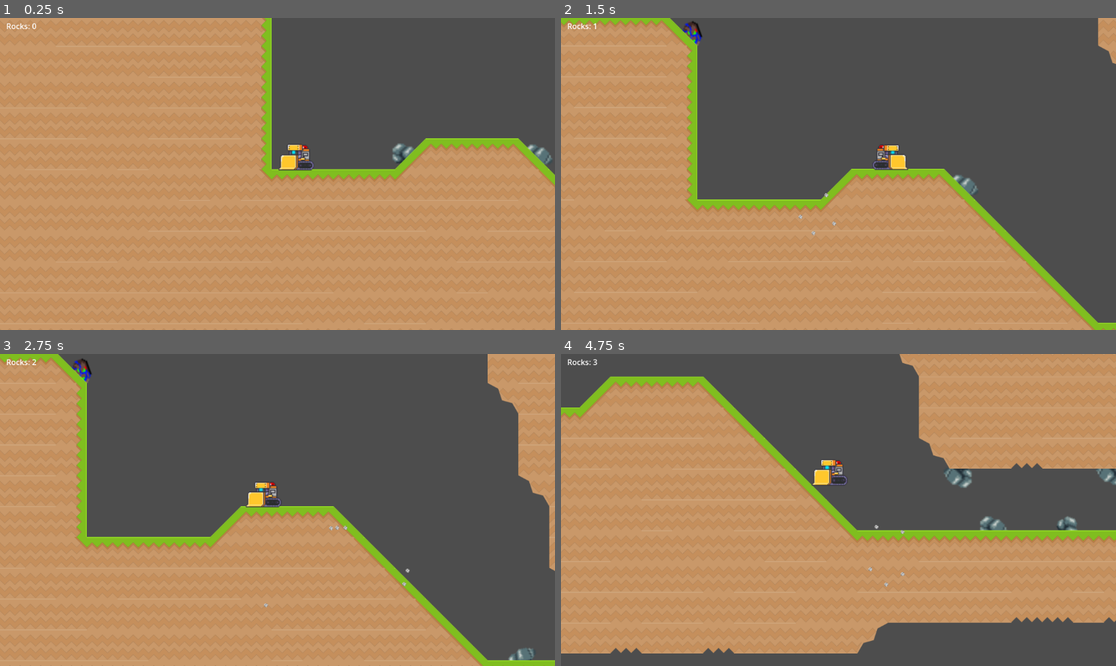
Above: before the commit, frames 1-4 (two rows, left to right).
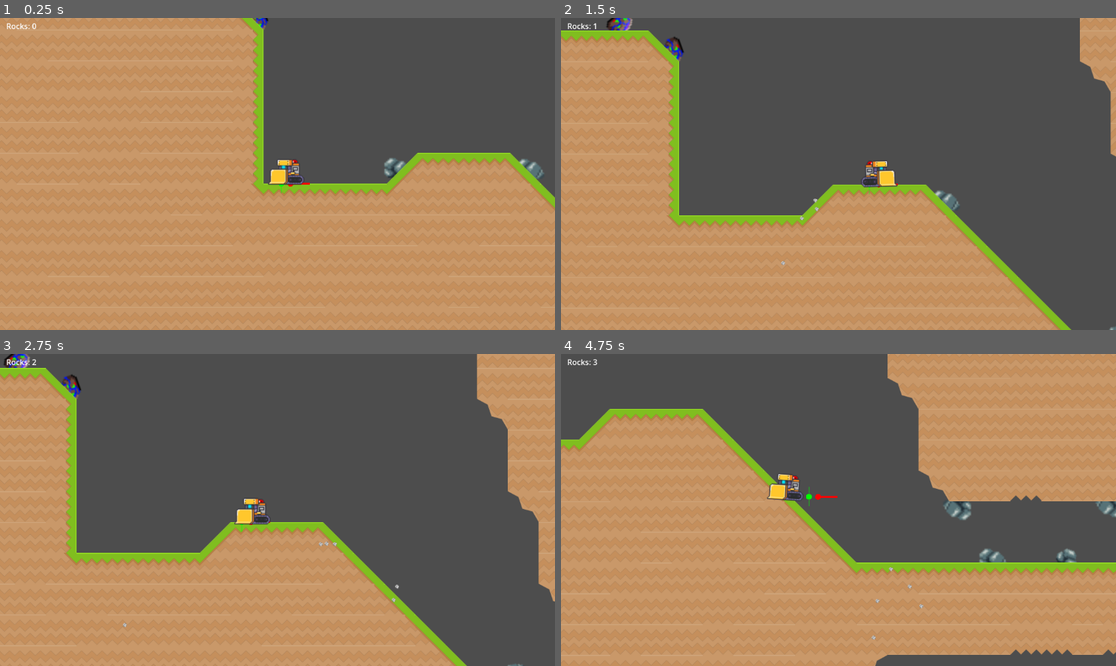
Above: after the commit, the same moments.

Repository: neldridge/kiddozer
Game: Godot game, scene res://_firstLevel/game.tscn
Two runs of this game, one before a commit and one after it. Both use one fixed random seed, a clock stepped at 60 frames per second and the inputs below.
Inputs:
- Up to frame 1 (0.25 s): no input
- Up to frame 2 (1.5 s): tap Enter (ui_accept) at 0.5, 0.77 s; hold Right (ui_right) from 0.53 s (still down)
- Up to frame 3 (2.75 s): tap Enter (ui_accept) at 1.52 s; release Right (ui_right) at 2.03 s; hold Left (ui_left) from 2.03 s (still down)
- Up to frame 4 (4.75 s): release Left (ui_left) at 2.78 s; hold Right (ui_right) 2.78-4.28 s; tap Enter (ui_accept) at 3.02, 3.77, 4.52 s; hold Left (ui_left) from 4.28 s (still down)

The runs differ from the first frame. In frame 1, 6.9% of the frame differs, in the area x 0-100%, y 0-100%; in frame 2, 14%; in frame 3, 13%; in frame 4, 26%.

Commit message:
moving tilset for levels to level folder and named appropriately. updated dozer to rotate on slopes, and has code to approprately go up/down slopes. though laggy

Diff:
--- a/_firstLevel/game.tscn
+++ b/_firstLevel/game.tscn
@@ -1,19 +1,15 @@
 [gd_scene load_steps=6 format=4 uid="uid://cwq5cov2yftis"]
 
 [ext_resource type="PackedScene" uid="uid://cr06ayqsfufog" path="res://dozer/dozer.tscn" id="1_uwrxv"]
-[ext_resource type="PackedScene" uid="uid://cvrrymhmgf0hq" path="res://_firstLevel/mid.tscn" id="2_yqjtg"]
+[ext_resource type="PackedScene" uid="uid://cvrrymhmgf0hq" path="res://levels/_levelTiles.tscn" id="2_yqjtg"]
 [ext_resource type="PackedScene" uid="uid://ds4p4ftbyap2f" path="res://rocks/rock.tscn" id="3_lnu2h"]
 [ext_resource type="PackedScene" uid="uid://bifyucip8a2nb" path="res://rocks/purple_ore.tscn" id="4_p57ef"]
 [ext_resource type="PackedScene" uid="uid://ctp76wh2u83qx" path="res://ui/ui.tscn" id="5_tndy8"]
 
-[node name="Game" type="Node2D"]
+[node name="firstLevel" type="Node2D"]
 
 [node name="Dozer" parent="." instance=ExtResource("1_uwrxv")]
 position = Vector2(7, 5)
-
-[node name="Camera2D" type="Camera2D" parent="Dozer"]
-zoom = Vector2(2, 2)
-position_smoothing_enabled = true
 
 [node name="Mid" parent="." instance=ExtResource("2_yqjtg")]
 z_index = 50
--- a/dozer/dozer.gd
+++ b/dozer/dozer.gd
@@ -1,47 +1,273 @@
 extends CharacterBody2D
 
-const SPEED = 200.0
-const JUMP_VELOCITY = -300.0
-
-@onready var animated_sprite_2d: AnimatedSprite2D = $AnimatedSprite2D
+# --- Movement constants ---
+const SPEED: float = 200.0
+const JUMP_VELOCITY: float = -300.0
+
+# --- Combat / animation names ---
+@export var damage: int = 1
+@export var attack_anim: StringName = &"attack"
+@export var run_anim: StringName = &"run"
+@export var idle_anim: StringName = &"idle"
+@export var jump_anim: StringName = &"jump"   # optional
+@export var fall_anim: StringName = &"fall"   # optional
+
+# --- Slope handling (physics) ---
+@export var slope_snap_length: float = 8.0
+@export var slope_max_angle_deg: float = 60.0
+@export var slope_max_slides: int = 8
+@export var slope_constant_speed: bool = true
+@export var floor_stop_on_slope_when_idle: bool = true
+
+# --- Visual slope tilt (sprite only) ---
+@export var enable_slope_tilt: bool = true
+@export_range(0.0, 89.0, 0.1) var slope_tilt_max_deg: float = 45.0
+@export_range(0.0, 30.0, 0.1) var slope_tilt_min_deg: float = 3.0
+@export_range(0.0, 30.0, 0.1) var slope_tilt_smooth: float = 10.0
+# Optional RayCast2D (pointing down) for steadier normals on noisy tilemaps.
+@export var slope_raycast_path: NodePath = ^""
+# --- Keep the pivot glued to the ground contact point ---
+@export var pivot_follow_contact: bool = true      # move pivot to the physics contact each frame
+@export_range(0.0, 60.0, 0.1) var pivot_follow_lerp: float = 20.0  # how fast it follows (bigger = snappier)
+@export_range(-8.0, 16.0, 0.1) var pivot_down_bias_px: float = 2.0 # push slightly into ground to hide 1px gaps
+
+
+# --- Debug ---
+@export var debug_tilt: bool = false
+# --- Debug drawing ---
+@export var debug_draw: bool = true     # toggle in inspector
+@export var debug_len: float = 20.0
+
+# --- Node refs (explicit to match your screenshot) ---
+@onready var visual_pivot: Node2D = $VisualPivot
+@onready var animated_sprite_2d: AnimatedSprite2D = $VisualPivot/AnimatedSprite2D
+@onready var collider: CollisionShape2D = $CollisionShape2D
 @onready var idle_sound: AudioStreamPlayer2D = $IdleSound
 @onready var moving_sound: AudioStreamPlayer2D = $MovingSound
+@onready var _attack_timer: Timer = Timer.new()
+@onready var _slope_ray: RayCast2D = get_node_or_null(slope_raycast_path) if slope_raycast_path != ^"" else null
+
+var _attack_locked: bool = false
+
+func _ready() -> void:
+	# Slope glue
+	floor_snap_length = slope_snap_length
+	floor_max_angle = deg_to_rad(slope_max_angle_deg)
+	max_slides = slope_max_slides
+	floor_constant_speed = slope_constant_speed
+	floor_stop_on_slope = floor_stop_on_slope_when_idle
+
+	if _slope_ray:
+		_slope_ray.enabled = true
+
+	if not is_in_group("damager"):
+		add_to_group("damager")
+
+	if animated_sprite_2d and not animated_sprite_2d.is_connected("animation_finished", _on_anim_finished):
+		animated_sprite_2d.animation_finished.connect(_on_anim_finished)
+
+	_attack_timer.one_shot = true
+	add_child(_attack_timer)
+	_attack_timer.timeout.connect(_on_attack_lock_timeout)
+	if debug_draw:
+		queue_redraw()   # requests a redraw for _draw()
 
 func _physics_process(delta: float) -> void:
+	# Gravity
 	if not is_on_floor():
 		velocity += get_gravity() * delta
 
+	# Jump
 	if Input.is_action_just_pressed("ui_accept") and is_on_floor():
 		velocity.y = JUMP_VELOCITY
 
-	var direction := Input.get_axis("ui_left", "ui_right")
-	if direction:
+	# Horizontal + flip
+	var direction: float = Input.get_axis("ui_left", "ui_right")
+	if direction != 0.0:
 		velocity.x = direction * SPEED
-		animated_sprite_2d.flip_h = direction > 0
+		# NOTE: sprite is a CHILD of VisualPivot; flipping the sprite is correct.
+		animated_sprite_2d.flip_h = direction > 0.0
 	else:
-		velocity.x = move_toward(velocity.x, 0, SPEED)
-
+		velocity.x = move_toward(velocity.x, 0.0, SPEED)
+
+	# Move
 	move_and_slide()
 
-	# ---- Sound logic ----
-	var is_intending_move: bool = abs(direction) > 0.0
-
+	# Visual tilt
+	_apply_slope_tilt(delta)
+
+	# Animations
+	if _is_attack_anim_playing():
+		_attack_locked = true
+	elif not _attack_locked:
+		_play_locomotion_anim(direction)
+
+	# Sounds
+	var is_intending_move: bool = absf(direction) > 0.0
 	if is_on_floor():
 		if is_intending_move:
-			# Moving (including pushing against walls)
-			if not moving_sound.playing:
-				moving_sound.play()
-			if idle_sound.playing:
-				idle_sound.stop()
+			if not moving_sound.playing: moving_sound.play()
+			if idle_sound.playing: idle_sound.stop()
 		else:
-			# Idle
-			if not idle_sound.playing:
-				idle_sound.play()
-			if moving_sound.playing:
-				moving_sound.stop()
+			if not idle_sound.playing: idle_sound.play()
+			if moving_sound.playing: moving_sound.stop()
 	else:
-		# In air: always moving sound
-		if not moving_sound.playing:
-			moving_sound.play()
-		if idle_sound.playing:
-			idle_sound.stop()
+		if not moving_sound.playing: moving_sound.play()
+		if idle_sound.playing: idle_sound.stop()
+
+# --- Visual slope tilt helper -------------------------------------------------
+func _apply_slope_tilt(delta: float) -> void:
+	var current: float = visual_pivot.rotation
+	var target_rot: float = 0.0
+
+	var have_floor: bool = is_on_floor()
+	var floor_normal: Vector2 = Vector2.ZERO
+	var contact_pos_global: Vector2 = Vector2.ZERO
+	var have_contact: bool = false
+
+	if have_floor:
+		# Prefer a raycast normal if provided; otherwise body floor normal
+		if _slope_ray and _slope_ray.is_colliding():
+			floor_normal = _slope_ray.get_collision_normal()
+			contact_pos_global = _slope_ray.get_collision_point()
+			have_contact = true
+		else:
+			floor_normal = get_floor_normal()
+
+		# If we don't have a precise contact point yet, take it from slide collisions
+		if not have_contact:
+			var n: int = get_slide_collision_count()
+			for i in n:
+				var col := get_slide_collision(i)
+				if col:
+					# Treat mostly-upward normals as floor (ignore walls)
+					if col.get_normal().dot(Vector2.UP) > 0.1:
+						contact_pos_global = col.get_position()
+						have_contact = true
+						break
+
+		# Compute slope angle from the floor normal
+		if floor_normal != Vector2.ZERO:
+			var tangent: Vector2 = Vector2(-floor_normal.y, floor_normal.x).normalized()
+			var slope_rad: float = atan2(tangent.y, tangent.x)
+			var clamped_rad: float = clamp(slope_rad, -PI * 0.5, PI * 0.5)
+			var slope_deg: float = absf(rad_to_deg(clamped_rad))
+			if slope_deg >= slope_tilt_min_deg:
+				var max_rad: float = deg_to_rad(slope_tilt_max_deg)
+				target_rot = clamp(clamped_rad, -max_rad, max_rad)
+
+	# 1) Rotate towards target
+	visual_pivot.rotation = lerp_angle(current, target_rot, minf(1.0, slope_tilt_smooth * delta))
+
+	# 2) Reposition pivot to the ACTUAL floor contact (optional but fixes “hover on tilt”)
+	if pivot_follow_contact and have_floor and have_contact:
+		# Bias the pivot slightly into the ground along the normal (visual-only)
+		var biased_global: Vector2 = contact_pos_global - floor_normal * pivot_down_bias_px
+		var target_local: Vector2 = to_local(biased_global)
+		var t: float = minf(1.0, pivot_follow_lerp * delta)
+		visual_pivot.position = visual_pivot.position.lerp(target_local, t)
+
+
+# --- Attack / animation guardrails -------------------------------------------
+func play_on_hit(_target: Node) -> void:
+	if not animated_sprite_2d or not animated_sprite_2d.sprite_frames:
+		return
+	if not animated_sprite_2d.sprite_frames.has_animation(attack_anim):
+		return
+
+	_attack_locked = true
+	animated_sprite_2d.play(attack_anim)
+	animated_sprite_2d.frame = 0
+	animated_sprite_2d.frame_progress = 0.0
+	_attack_timer.start(_attack_duration())
+
+func _on_anim_finished() -> void:
+	if animated_sprite_2d and animated_sprite_2d.animation == String(attack_anim):
+		_attack_locked = false
+
+func _on_attack_lock_timeout() -> void:
+	if _is_attack_anim_playing():
+		_attack_timer.start(0.05)
+	else:
+		_attack_locked = false
+
+func _is_attack_anim_playing() -> bool:
+	return animated_sprite_2d \
+		and animated_sprite_2d.animation == String(attack_anim) \
+		and animated_sprite_2d.is_playing()
+
+func _attack_duration() -> float:
+	if not animated_sprite_2d or not animated_sprite_2d.sprite_frames:
+		return 0.1
+	var frames: int = animated_sprite_2d.sprite_frames.get_frame_count(attack_anim)
+	var fps: float = animated_sprite_2d.sprite_frames.get_animation_speed(attack_anim)
+	if fps <= 0.0:
+		fps = 10.0
+	return max(0.05, float(frames) / fps)
+
+func _play_locomotion_anim(direction: float) -> void:
+	if not animated_sprite_2d or not animated_sprite_2d.sprite_frames:
+		return
+
+	if not is_on_floor():
+		if velocity.y < 0.0 and animated_sprite_2d.sprite_frames.has_animation(jump_anim):
+			_safe_play(jump_anim); return
+		if velocity.y >= 0.0 and animated_sprite_2d.sprite_frames.has_animation(fall_anim):
+			_safe_play(fall_anim); return
+
+	if absf(direction) > 0.0 and animated_sprite_2d.sprite_frames.has_animation(run_anim):
+		_safe_play(run_anim)
+	elif animated_sprite_2d.sprite_frames.has_animation(idle_anim):
+		_safe_play(idle_anim)
+
+func _safe_play(anim: StringName) -> void:
+	if _is_attack_anim_playing():
+		return
+	if animated_sprite_2d.animation != String(anim) or not animated_sprite_2d.is_playing():
+		animated_sprite_2d.play(anim)
+
+func _draw() -> void:
+	if not debug_draw:
+		return
+
+	# 1) Pivot gizmo (RED): where rotation is applied
+	if has_node(^"VisualPivot"):
+		var pivot: Node2D = $VisualPivot
+		var p: Vector2 = pivot.position     # local to this CharacterBody2D
+		draw_circle(p, 3.0, Color(1,0,0))
+		# show the pivot's "right" direction (tangent)
+		var dir: Vector2 = Vector2.RIGHT.rotated(pivot.rotation)
+		draw_line(p, p + dir * debug_len, Color(1,0,0), 2.0)
+
+	# 2) Collider feet point (GREEN): where the collider bottom is
+	if has_node(^"CollisionShape2D") and $CollisionShape2D.shape:
+		var feet_local: Vector2 = _feet_offset_from_collision($CollisionShape2D)
+		draw_circle(feet_local, 3.0, Color(0,1,0))
+		draw_line(feet_local - Vector2(0, debug_len*0.5), feet_local + Vector2(0, debug_len*0.5), Color(0,1,0,0.4), 1.0)
+
+	# 3) Actual slide contact points (BLUE): what physics says we hit this frame
+	var n: int = get_slide_collision_count()
+	for i in n:
+		var col := get_slide_collision(i)
+		if col:
+			var gp: Vector2 = col.get_position()
+			var lp: Vector2 = to_local(gp)
+			draw_circle(lp, 3.0, Color(0.2,0.6,1.0))
+
+
+func _feet_offset_from_collision(c: CollisionShape2D) -> Vector2:
+	if not c or not c.shape:
+		return Vector2.ZERO
+	var bottom: float = 0.0
+	match c.shape:
+		RectangleShape2D:
+			bottom = c.shape.size.y * 0.5
+		CapsuleShape2D:
+			bottom = (c.shape.height * 0.5) + c.shape.radius
+		CircleShape2D:
+			bottom = c.shape.radius
+		_:
+			if "get_rect" in c.shape:
+				var r = c.shape.get_rect()
+				bottom = r.size.y * 0.5
+	return c.position + Vector2(0.0, bottom * c.scale.y)
--- a/dozer/dozer.tscn
+++ b/dozer/dozer.tscn
@@ -1,83 +1,290 @@
-[gd_scene load_steps=13 format=3 uid="uid://cr06ayqsfufog"]
+[gd_scene load_steps=42 format=3 uid="uid://cr06ayqsfufog"]
 
 [ext_resource type="Texture2D" uid="uid://dinunbyjyt2qu" path="res://dozer/sprites/Idle.png" id="1_f2yte"]
 [ext_resource type="Script" uid="uid://cqbb3ongekr4h" path="res://dozer/dozer.gd" id="1_qe0wl"]
+[ext_resource type="Texture2D" uid="uid://coiml5rdhdha6" path="res://dozer/sprites/Attack.png" id="2_kpo34"]
+[ext_resource type="Texture2D" uid="uid://crqvhks28ytrl" path="res://dozer/sprites/Death.png" id="3_0dsod"]
 [ext_resource type="AudioStream" uid="uid://15lrx8d02qml" path="res://dozer/sounds/bulldozer_idle.mp3" id="3_53llr"]
 [ext_resource type="AudioStream" uid="uid://ckglk4r6yea6a" path="res://dozer/sounds/bulldozer_moving.mp3" id="4_2ggiw"]
-
-[sub_resource type="AtlasTexture" id="AtlasTexture_qe0wl"]
-atlas = ExtResource("1_f2yte")
-region = Rect2(36, 32, 41, 35)
-
-[sub_resource type="AtlasTexture" id="AtlasTexture_53llr"]
-atlas = ExtResource("1_f2yte")
-region = Rect2(148, 32, 41, 35)
-
-[sub_resource type="AtlasTexture" id="AtlasTexture_2ggiw"]
-atlas = ExtResource("1_f2yte")
-region = Rect2(260, 32, 41, 35)
-
-[sub_resource type="AtlasTexture" id="AtlasTexture_laxjm"]
-atlas = ExtResource("1_f2yte")
-region = Rect2(372, 32, 41, 35)
-
-[sub_resource type="AtlasTexture" id="AtlasTexture_slkv6"]
-atlas = ExtResource("1_f2yte")
-region = Rect2(484, 32, 41, 35)
-
-[sub_resource type="AtlasTexture" id="AtlasTexture_f8ko1"]
-atlas = ExtResource("1_f2yte")
-region = Rect2(596, 32, 41, 35)
+[ext_resource type="Texture2D" uid="uid://wetbyxy5l6gq" path="res://dozer/sprites/Hit.png" id="4_3qq7t"]
+[ext_resource type="Texture2D" uid="uid://8qrxgc33oc2h" path="res://dozer/sprites/Parry.png" id="6_olsbn"]
+[ext_resource type="Texture2D" uid="uid://btx10eowlq56l" path="res://dozer/sprites/Walk.png" id="7_skdve"]
+
+[sub_resource type="AtlasTexture" id="AtlasTexture_03uln"]
+atlas = ExtResource("2_kpo34")
+region = Rect2(0, 0, 112, 80)
+
+[sub_resource type="AtlasTexture" id="AtlasTexture_xj5qb"]
+atlas = ExtResource("2_kpo34")
+region = Rect2(112, 0, 112, 80)
+
+[sub_resource type="AtlasTexture" id="AtlasTexture_r15cf"]
+atlas = ExtResource("2_kpo34")
+region = Rect2(224, 0, 112, 80)
+
+[sub_resource type="AtlasTexture" id="AtlasTexture_ag717"]
+atlas = ExtResource("2_kpo34")
+region = Rect2(336, 0, 112, 80)
+
+[sub_resource type="AtlasTexture" id="AtlasTexture_jin6b"]
+atlas = ExtResource("2_kpo34")
+region = Rect2(448, 0, 112, 80)
+
+[sub_resource type="AtlasTexture" id="AtlasTexture_rss15"]
+atlas = ExtResource("2_kpo34")
+region = Rect2(560, 0, 112, 80)
+
+[sub_resource type="AtlasTexture" id="AtlasTexture_m76yo"]
+atlas = ExtResource("2_kpo34")
+region = Rect2(672, 0, 112, 80)
+
+[sub_resource type="AtlasTexture" id="AtlasTexture_dejpx"]
+atlas = ExtResource("2_kpo34")
+region = Rect2(784, 0, 112, 80)
+
+[sub_resource type="AtlasTexture" id="AtlasTexture_rpk7b"]
+atlas = ExtResource("2_kpo34")
+region = Rect2(896, 0, 112, 80)
+
+[sub_resource type="AtlasTexture" id="AtlasTexture_p1h7o"]
+atlas = ExtResource("2_kpo34")
+region = Rect2(1008, 0, 112, 80)
+
+[sub_resource type="AtlasTexture" id="AtlasTexture_vky2t"]
+atlas = ExtResource("2_kpo34")
+region = Rect2(1120, 0, 112, 80)
+
+[sub_resource type="AtlasTexture" id="AtlasTexture_n5k4n"]
+atlas = ExtResource("3_0dsod")
+region = Rect2(0, 0, 112, 80)
+
+[sub_resource type="AtlasTexture" id="AtlasTexture_1gl0k"]
+atlas = ExtResource("3_0dsod")
+region = Rect2(112, 0, 112, 80)
+
+[sub_resource type="AtlasTexture" id="AtlasTexture_vpj3v"]
+atlas = ExtResource("4_3qq7t")
+region = Rect2(0, 0, 112, 80)
+
+[sub_resource type="AtlasTexture" id="AtlasTexture_h0mry"]
+atlas = ExtResource("4_3qq7t")
+region = Rect2(112, 0, 112, 80)
+
+[sub_resource type="AtlasTexture" id="AtlasTexture_gr6mr"]
+atlas = ExtResource("4_3qq7t")
+region = Rect2(224, 0, 112, 80)
+
+[sub_resource type="AtlasTexture" id="AtlasTexture_j1dar"]
+atlas = ExtResource("1_f2yte")
+region = Rect2(0, 0, 112, 80)
+
+[sub_resource type="AtlasTexture" id="AtlasTexture_hpyca"]
+atlas = ExtResource("1_f2yte")
+region = Rect2(112, 0, 112, 80)
+
+[sub_resource type="AtlasTexture" id="AtlasTexture_hfduu"]
+atlas = ExtResource("1_f2yte")
+region = Rect2(224, 0, 112, 80)
+
+[sub_resource type="AtlasTexture" id="AtlasTexture_widc4"]
+atlas = ExtResource("1_f2yte")
+region = Rect2(336, 0, 112, 80)
+
+[sub_resource type="AtlasTexture" id="AtlasTexture_u0bcs"]
+atlas = ExtResource("1_f2yte")
+region = Rect2(448, 0, 112, 80)
+
+[sub_resource type="AtlasTexture" id="AtlasTexture_sanjd"]
+atlas = ExtResource("1_f2yte")
+region = Rect2(560, 0, 112, 80)
+
+[sub_resource type="AtlasTexture" id="AtlasTexture_00gv6"]
+atlas = ExtResource("6_olsbn")
+region = Rect2(0, 0, 112, 80)
+
+[sub_resource type="AtlasTexture" id="AtlasTexture_g4n1q"]
+atlas = ExtResource("6_olsbn")
+region = Rect2(112, 0, 112, 80)
+
+[sub_resource type="AtlasTexture" id="AtlasTexture_5f5y7"]
+atlas = ExtResource("6_olsbn")
+region = Rect2(224, 0, 112, 80)
+
+[sub_resource type="AtlasTexture" id="AtlasTexture_fuiq7"]
+atlas = ExtResource("6_olsbn")
+region = Rect2(336, 0, 112, 80)
+
+[sub_resource type="AtlasTexture" id="AtlasTexture_jdp1n"]
+atlas = ExtResource("7_skdve")
+region = Rect2(0, 0, 112, 80)
+
+[sub_resource type="AtlasTexture" id="AtlasTexture_pi7x2"]
+atlas = ExtResource("7_skdve")
+region = Rect2(112, 0, 112, 80)
+
+[sub_resource type="AtlasTexture" id="AtlasTexture_4unb5"]
+atlas = ExtResource("7_skdve")
+region = Rect2(224, 0, 112, 80)
+
+[sub_resource type="AtlasTexture" id="AtlasTexture_yr8qb"]
+atlas = ExtResource("7_skdve")
+region = Rect2(336, 0, 112, 80)
 
 [sub_resource type="SpriteFrames" id="SpriteFrames_a6j0l"]
 animations = [{
 "frames": [{
 "duration": 1.0,
-"texture": SubResource("AtlasTexture_qe0wl")
-}, {
-"duration": 1.0,
-"texture": SubResource("AtlasTexture_53llr")
-}, {
-"duration": 1.0,
-"texture": SubResource("AtlasTexture_2ggiw")
-}, {
-"duration": 1.0,
-"texture": SubResource("AtlasTexture_laxjm")
-}, {
-"duration": 1.0,
-"texture": SubResource("AtlasTexture_slkv6")
-}, {
-"duration": 1.0,
-"texture": SubResource("AtlasTexture_f8ko1")
+"texture": SubResource("AtlasTexture_03uln")
+}, {
+"duration": 1.0,
+"texture": SubResource("AtlasTexture_xj5qb")
+}, {
+"duration": 1.0,
+"texture": SubResource("AtlasTexture_r15cf")
+}, {
+"duration": 1.0,
+"texture": SubResource("AtlasTexture_ag717")
+}, {
+"duration": 1.0,
+"texture": SubResource("AtlasTexture_jin6b")
+}, {
+"duration": 1.0,
+"texture": SubResource("AtlasTexture_rss15")
+}, {
+"duration": 1.0,
+"texture": SubResource("AtlasTexture_m76yo")
+}, {
+"duration": 1.0,
+"texture": SubResource("AtlasTexture_dejpx")
+}, {
+"duration": 1.0,
+"texture": SubResource("AtlasTexture_rpk7b")
+}, {
+"duration": 1.0,
+"texture": SubResource("AtlasTexture_p1h7o")
+}, {
+"duration": 1.0,
+"texture": SubResource("AtlasTexture_vky2t")
+}],
+"loop": false,
+"name": &"attack",
+"speed": 30.0
+}, {
+"frames": [{
+"duration": 1.0,
+"texture": SubResource("AtlasTexture_n5k4n")
+}, {
+"duration": 1.0,
+"texture": SubResource("AtlasTexture_1gl0k")
+}],
+"loop": false,
+"name": &"death",
+"speed": 15.0
+}, {
+"frames": [{
+"duration": 1.0,
+"texture": SubResource("AtlasTexture_vpj3v")
+}, {
+"duration": 1.0,
+"texture": SubResource("AtlasTexture_h0mry")
+}, {
+"duration": 1.0,
+"texture": SubResource("AtlasTexture_gr6mr")
+}],
+"loop": false,
+"name": &"hit",
+"speed": 15.0
+}, {
+"frames": [{
+"duration": 1.0,
+"texture": SubResource("AtlasTexture_j1dar")
+}, {
+"duration": 1.0,
+"texture": SubResource("AtlasTexture_hpyca")
+}, {
+"duration": 1.0,
+"texture": SubResource("AtlasTexture_hfduu")
+}, {
+"duration": 1.0,
+"texture": SubResource("AtlasTexture_widc4")
+}, {
+"duration": 1.0,
+"texture": SubResource("AtlasTexture_u0bcs")
+}, {
+"duration": 1.0,
+"texture": SubResource("AtlasTexture_sanjd")
 }],
 "loop": true,
 "name": &"idle",
-"speed": 10.0
+"speed": 15.0
+}, {
+"frames": [{
+"duration": 1.0,
+"texture": SubResource("AtlasTexture_00gv6")
+}, {
+"duration": 1.0,
+"texture": SubResource("AtlasTexture_g4n1q")
+}, {
+"duration": 1.0,
+"texture": SubResource("AtlasTexture_5f5y7")
+}, {
+"duration": 1.0,
+"texture": SubResource("AtlasTexture_fuiq7")
+}],
+"loop": false,
+"name": &"parry",
+"speed": 15.0
+}, {
+"frames": [{
+"duration": 1.0,
+"texture": SubResource("AtlasTexture_jdp1n")
+}, {
+"duration": 1.0,
+"texture": SubResource("AtlasTexture_pi7x2")
+}, {
+"duration": 1.0,
+"texture": SubResource("AtlasTexture_4unb5")
+}, {
+"duration": 1.0,
+"texture": SubResource("AtlasTexture_yr8qb")
+}],
+"loop": true,
+"name": &"walk",
+"speed": 15.0
 }]
 
 [sub_resource type="RectangleShape2D" id="RectangleShape2D_f2yte"]
-size = Vector2(36, 23)
+size = Vector2(37, 25.5)
 
 [node name="Dozer" type="CharacterBody2D" groups=["damager"]]
 z_index = 100
 collision_layer = 2
 script = ExtResource("1_qe0wl")
 
-[node name="AnimatedSprite2D" type="AnimatedSprite2D" parent="."]
-position = Vector2(19.5018, -17.0625)
+[node name="VisualPivot" type="Node2D" parent="."]
+
+[node name="AnimatedSprite2D" type="AnimatedSprite2D" parent="VisualPivot"]
+position = Vector2(-8.00002, -21.5714)
 scale = Vector2(0.910714, 0.910714)
 sprite_frames = SubResource("SpriteFrames_a6j0l")
-animation = &"idle"
+animation = &"attack"
 autoplay = "idle"
-frame_progress = 0.37713
+frame = 10
+frame_progress = 1.0
 
 [node name="CollisionShape2D" type="CollisionShape2D" parent="."]
-position = Vector2(19, -16.5)
+position = Vector2(-9.50002, -12.8214)
 shape = SubResource("RectangleShape2D_f2yte")
 
 [node name="IdleSound" type="AudioStreamPlayer2D" parent="."]
-position = Vector2(19, -16.5)
+position = Vector2(-7.00002, 2.42856)
 stream = ExtResource("3_53llr")
 
 [node name="MovingSound" type="AudioStreamPlayer2D" parent="."]
+position = Vector2(-7.00002, 1.42856)
 stream = ExtResource("4_2ggiw")
+
+[node name="Camera2D" type="Camera2D" parent="."]
+position = Vector2(-7.00002, -11.5714)
+zoom = Vector2(2, 2)
+position_smoothing_enabled = true
--- /dev/null
+++ b/levels/GameLevel1.tscn
@@ -0,0 +1,13 @@
+[gd_scene load_steps=3 format=3 uid="uid://djns7471v73uy"]
+
+[ext_resource type="PackedScene" uid="uid://cvrrymhmgf0hq" path="res://levels/_levelTiles.tscn" id="1_oavfn"]
+[ext_resource type="PackedScene" uid="uid://cr06ayqsfufog" path="res://dozer/dozer.tscn" id="2_1kmda"]
+
+[node name="GameLevel1" type="Node2D"]
+
+[node name="LevelTiles" parent="." instance=ExtResource("1_oavfn")]
+position = Vector2(1.19209e-07, 1.19209e-07)
+tile_map_data = PackedByteArray(0, 0, 0, 0, 0, 0, 0, 0, 2, 0, 0, 0, 0, 0, 1, 0, 0, 0, 0, 0, 2, 0, 0, 0, 0, 0, 2, 0, 0, 0, 0, 0, 2, 0, 0, 0, 0, 0, 3, 0, 0, 0, 0, 0, 2, 0, 0, 0, 0, 0)
+
+[node name="Dozer" parent="." instance=ExtResource("2_1kmda")]
+position = Vector2(-6, -8)
--- a/_firstLevel/mid.tscn
+++ b/levels/_levelTiles.tscn
@@ -444,6 +444,6 @@
 physics_layer_0/collision_layer = 1
 sources/0 = SubResource("TileSetAtlasSource_3cqeh")
 
-[node name="Mid" type="TileMapLayer"]
+[node name="LevelTiles" type="TileMapLayer"]
 scale = Vector2(0.457, 0.457)
 tile_set = SubResource("TileSet_2aurr")
--- a/rocks/rock.gd
+++ b/rocks/rock.gd
@@ -104,6 +104,8 @@
 
 func _on_area_entered(area: Area2D) -> void:
 	if area.is_in_group("damager"):
+		if area.has_method("play_on_hit"):
+			area.call_deferred("play_on_hit", self)
 		var dmg_val := 1
 		var maybe_damage = area.get("damage")   # returns null if not present
 		if maybe_damage != null:
@@ -112,6 +114,8 @@
 
 func _on_body_entered(body: Node2D) -> void:
 	if body.is_in_group("damager"):
+		if body.has_method("play_on_hit"):
+			body.call_deferred("play_on_hit", self)
 		var dmg_val := 1
 		var maybe_damage = body.get("damage")
 		if maybe_damage != null:
